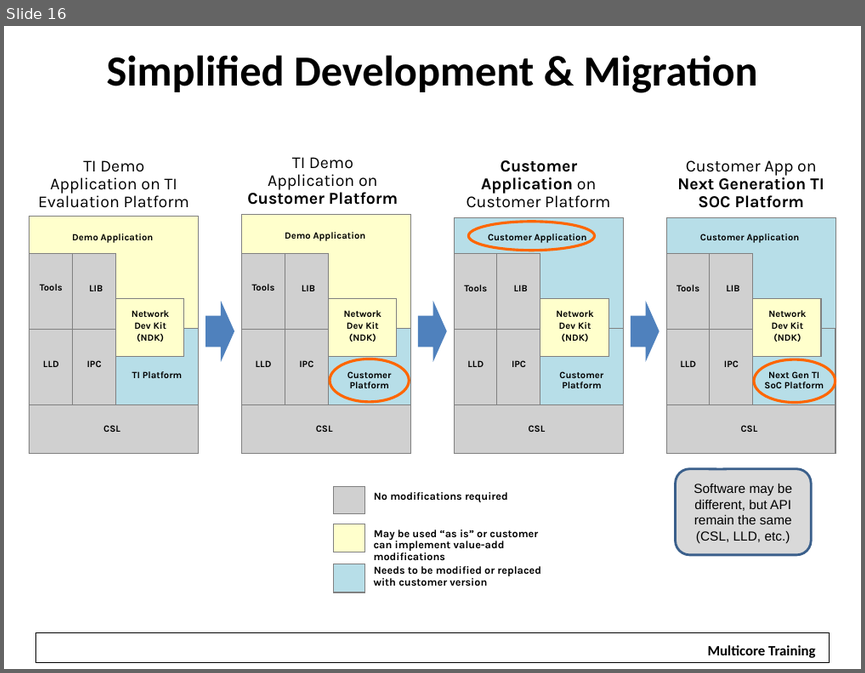
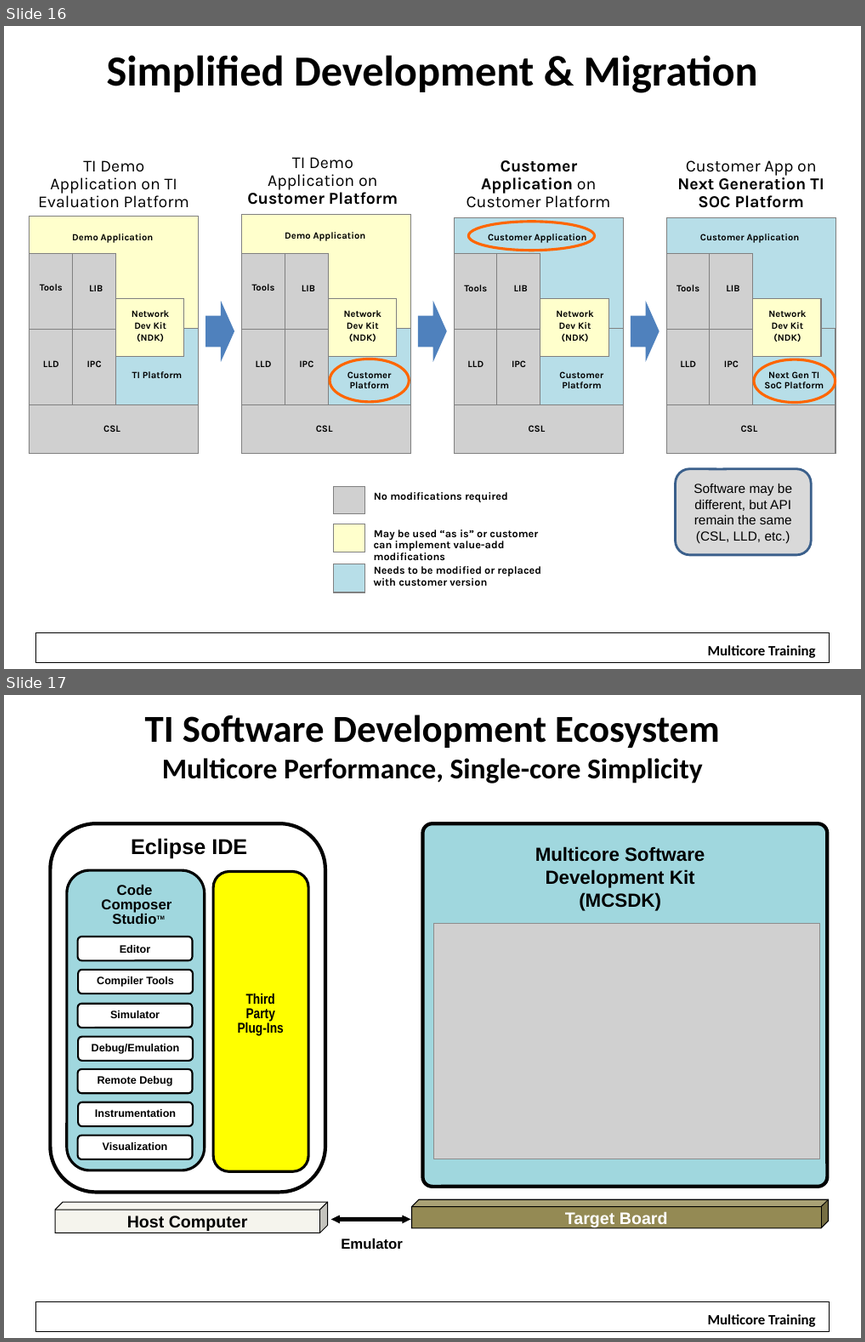
Before and after one commit to hari1989/keystone-workshop, a slide deck: slides/Introduction to KeyStone Software Ecosystem.pptx. Shown one above the other, each under a label of ours: slide 16 before the commit, slides 16 and 17 after it. The pictures are 865x673 and 865x1342 pixels, drawn with LibreOffice and Linux fonts; fonts in the diff are those of the drawing; grey boxes stand for pictures; background and template pictures are left out. Boxes give left, top, right and bottom in pixels: in the first picture for what was removed or moved away, otherwise in the second. Text is boxed around its words. In the diff, an @@ line names an element or a change of style, - is before the commit and + after.

Commit message:
Revisions based on 6/13/12 discussion; modifed ecosystem diagram and used as advanced organizer throughout lesson; fixed red URLs so they are now blue

```diff
--- a/slides/Introduction to KeyStone Software Ecosystem.pptx
+++ b/slides/Introduction to KeyStone Software Ecosystem.pptx
@@ slide 17 added at (4,695,861,1338), background #FFFFFF; not listed: 2 template elements that a slide beside it also shows @@
@@ title added at (145,715,720,783), 24 pt, text #000000, bold @@
+TI Software Development Ecosystem
+Multicore Performance, Single-core Simplicity
@@ rounded rectangle added at (50,823,325,1192), fill #FFFFFF, outline #000000 3 pt @@
@@ text added at (131,838,247,858), 18 pt, text #000000, bold @@
+Eclipse IDE
@@ rounded rectangle added at (423,823,828,1186), fill #A0D7DE, outline #000000 3 pt @@
@@ text added at (535,846,704,911), 16 pt, text #000000, bold @@
+Multicore Software
+Development Kit
+(MCSDK)
@@ rounded rectangle added at (67,871,205,1170), fill #A0D7DE, outline #000000 2.25 pt @@
@@ rounded rectangle added at (213,872,308,1171), fill #FFFF00, outline #000000 2.25 pt @@
@@ rounded rectangle added at (68,876,205,939), 12 pt, text #000000, bold @@
+Code
+Composer
+StudioTM
@@ picture added at (434,924,820,1159) @@
@@ rounded rectangle added at (78,936,193,960), fill #FFFFFF, outline #000000 1.5 pt, 9 pt, text #000000, bold @@
+Editor
@@ rounded rectangle added at (78,970,193,993), fill #FFFFFF, outline #000000 1.5 pt, 9 pt, text #000000, bold @@
+Compiler Tools
@@ rounded rectangle added at (213,985,308,1052), 12 pt, text #000000, bold @@
+Third
+Party
+Plug-Ins
@@ rounded rectangle added at (78,1004,193,1027), fill #FFFFFF, outline #000000 1.5 pt, 9 pt, text #000000, bold @@
+Simulator
@@ rounded rectangle added at (78,1036,193,1060), fill #FFFFFF, outline #000000 1.5 pt, 9 pt, text #000000, bold @@
+Debug/Emulation
@@ rounded rectangle added at (78,1068,193,1093), fill #FFFFFF, outline #000000 1.5 pt, 9 pt, text #000000, bold @@
+Remote Debug
@@ rounded rectangle added at (78,1102,193,1126), fill #FFFFFF, outline #000000 1.5 pt, 9 pt, text #000000, bold @@
+Instrumentation
@@ rounded rectangle added at (78,1135,193,1159), fill #FFFFFF, outline #000000 1.5 pt, 9 pt, text #000000, bold @@
+Visualization
@@ cube added at (55,1202,328,1232), fill #F5F4ED, outline #000000 0.75 pt, 14 pt, text #000000, bold @@
+Host Computer
@@ cube added at (412,1200,828,1228), fill #948A54, outline #000000 0.75 pt, 14 pt, text #FFFFFF, bold @@
+Target Board
@@ left right arrow added at (331,1215,411,1224), fill #000000 @@
@@ text added at (341,1238,403,1248), 12 pt, text #000000, bold @@
+Emulator
```
Also in this commit, not shown: 16 slides changed.
